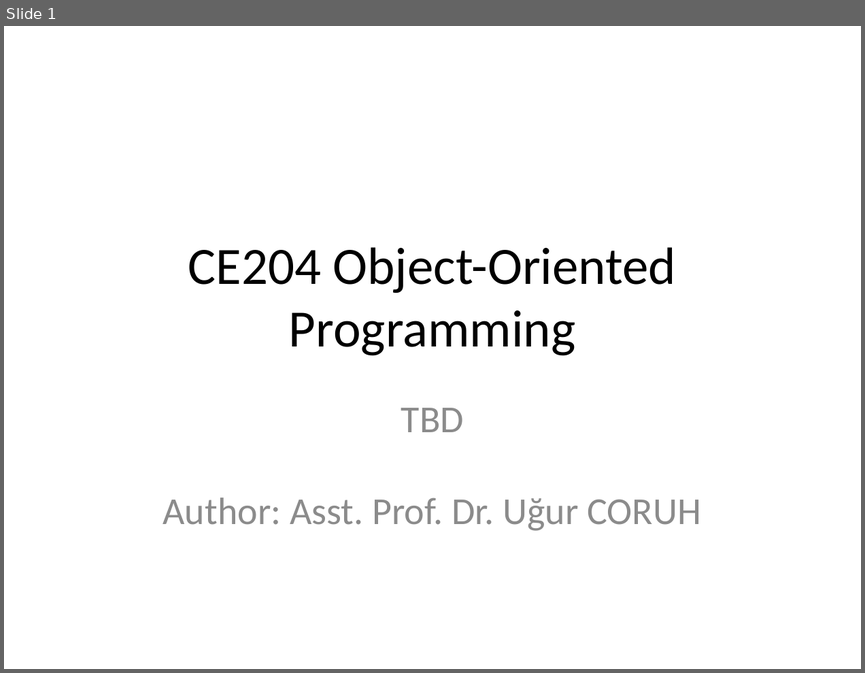
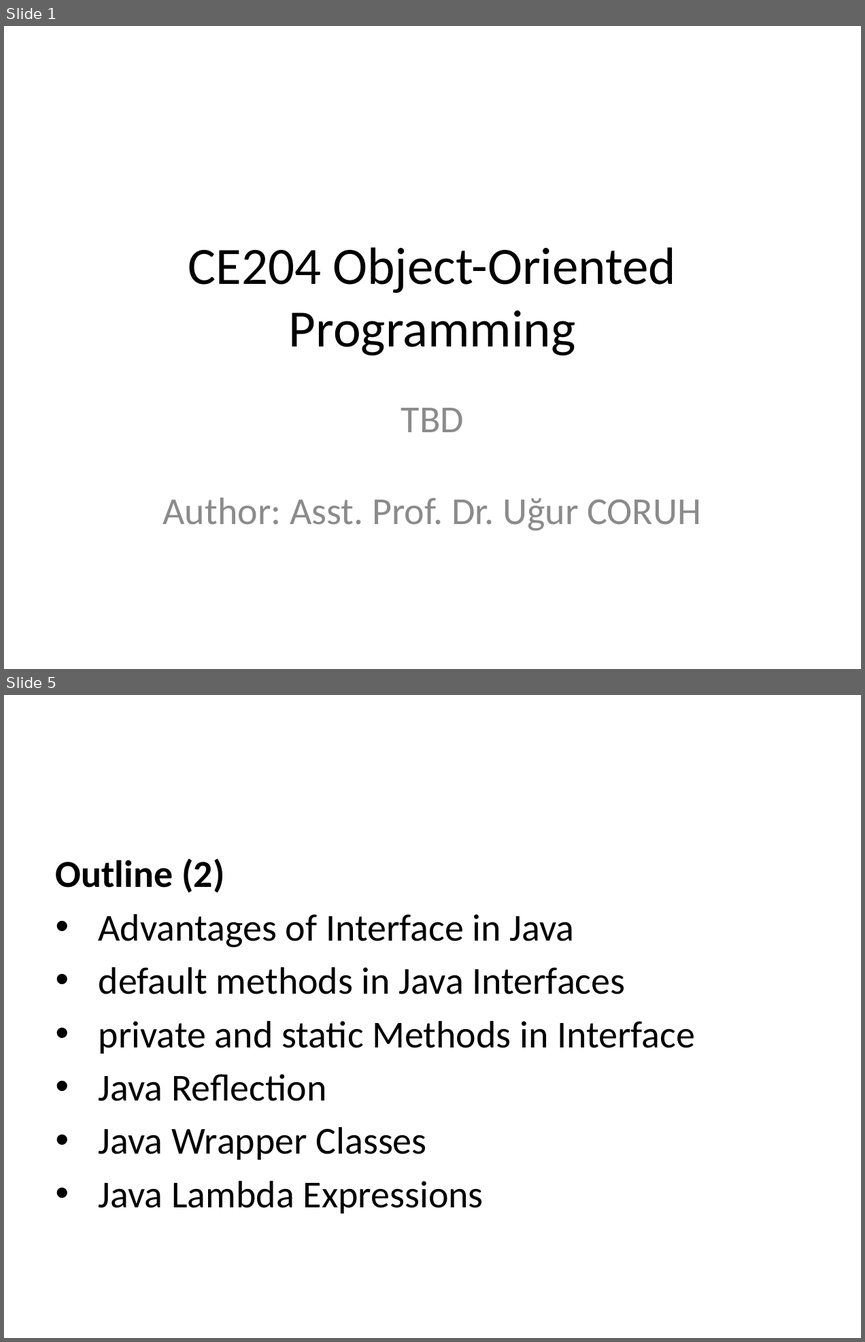
Before and after one commit to ucoruh/ce204-object-oriented-programming, a slide deck: docs/week-3/ce204-week-3.md_word.pptx. Shown one above the other, each under a label of ours: slide 1 before the commit, slides 1 and 5 after it; the slides between them are not shown. The pictures are 865x673 and 865x1342 pixels, drawn with LibreOffice and Linux fonts; fonts in the diff are those of the drawing. Boxes give left, top, right and bottom in pixels: in the first picture for what was removed or moved away, otherwise in the second. Text is boxed around its words. In the diff, an @@ line names an element or a change of style, - is before the commit and + after.

```diff
--- a/docs/week-3/ce204-week-3.md_word.pptx
+++ b/docs/week-3/ce204-week-3.md_word.pptx
@@ slide 5 added at box(4, 695, 861, 1338), background #FFFFFF @@
@@ text added at box(56, 858, 695, 1213), 32 pt, text #000000 @@
+Outline (2)
+• Advantages of Interface in Java
+• default methods in Java Interfaces
+• private and static Methods in Interface
+• Java Reflection
+• Java Wrapper Classes
+• Java Lambda Expressions
```
Also in this commit, not shown: 1 slide changed, 74 other slides added, 4 slides removed, 8 other files.
